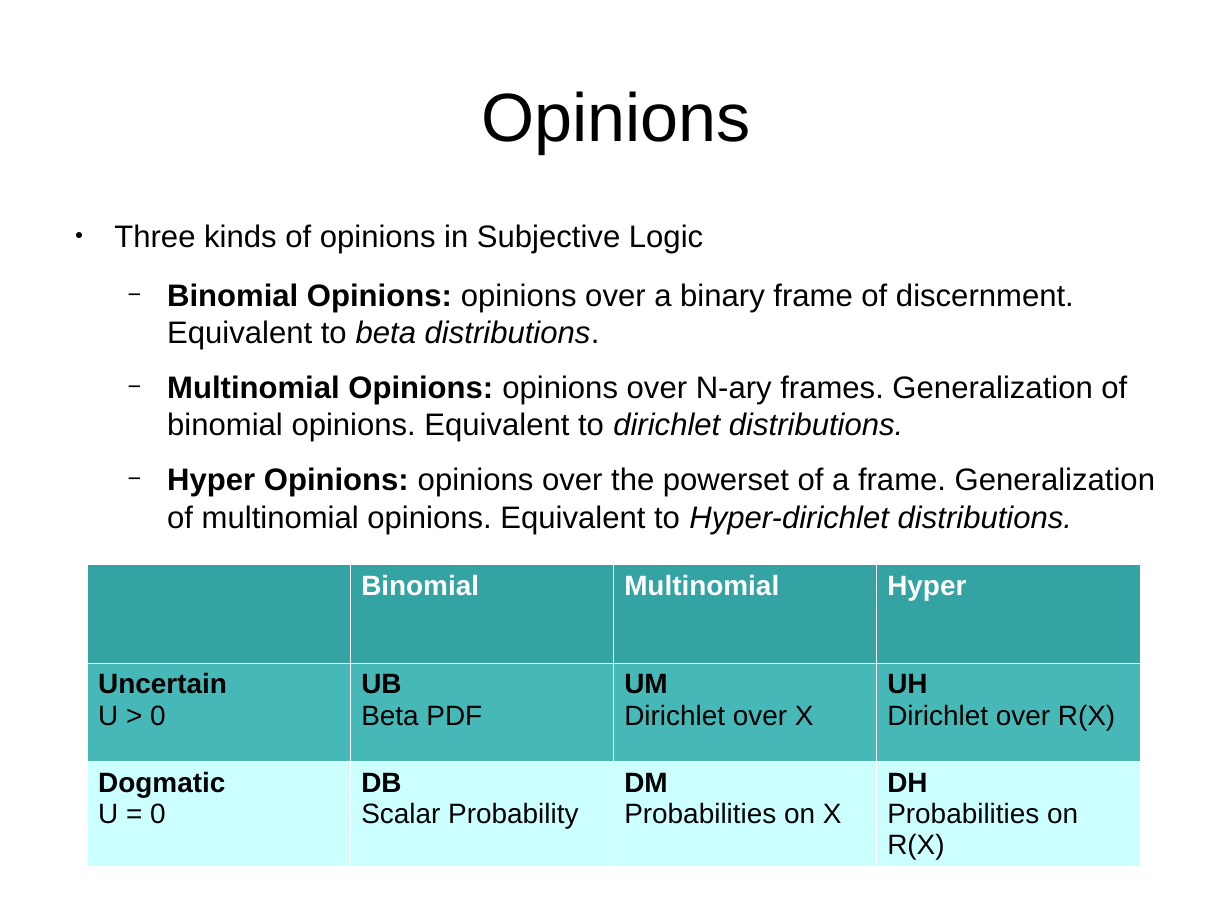
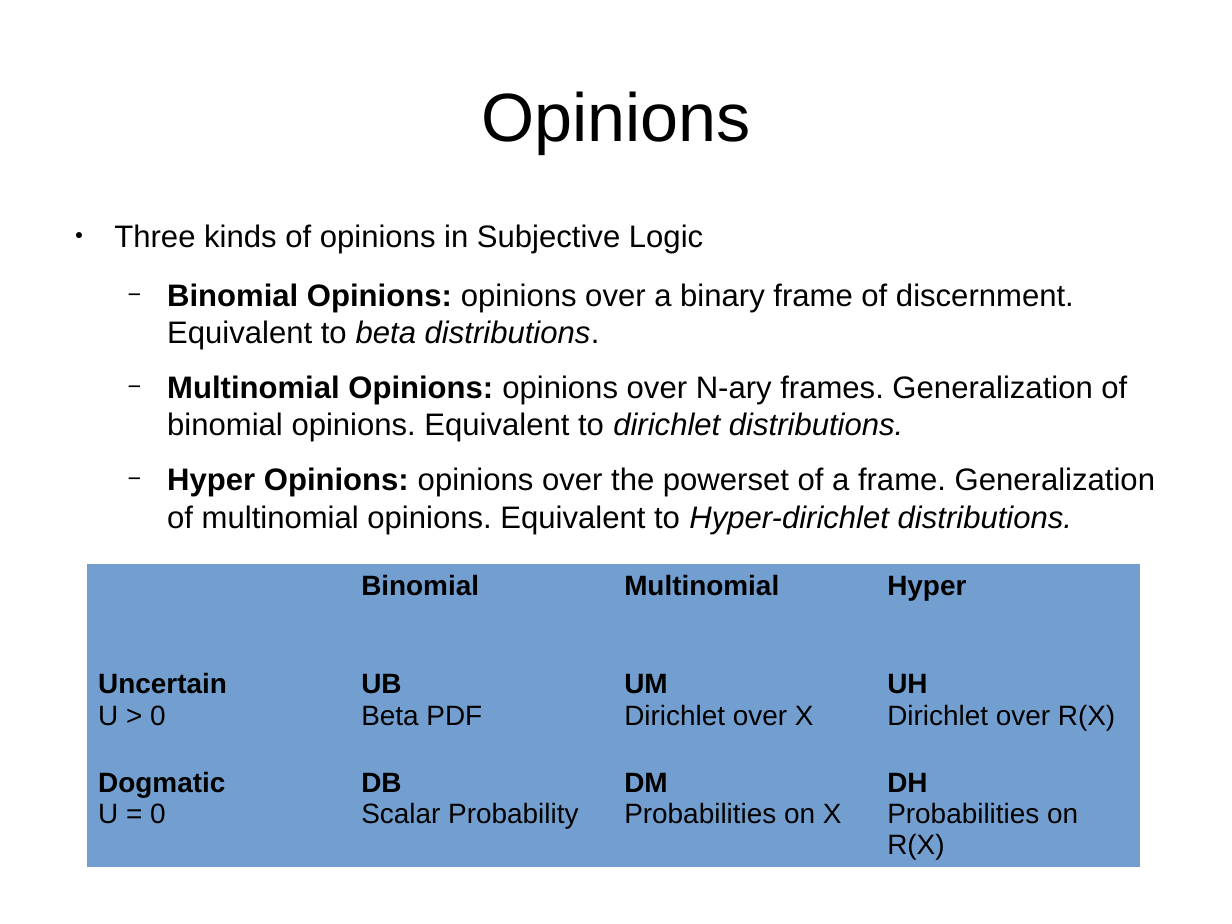
Before and after one commit to bstamour/SLHS, a slide deck: slide 15 of docs/proposal-from-bob.odp. Drawn at 1232x924 pixels with LibreOffice and Linux fonts; fonts in the diff are those of the drawing. Boxes give left, top, right and bottom in pixels: in the first picture for what was removed or moved away, otherwise in the second. Text is boxed around its words. In the diff, an @@ line names an element or a change of style, - is before the commit and + after.

```diff
--- a/docs/proposal-from-bob.odp
+++ b/docs/proposal-from-bob.odp
@@ table at bbox=[87, 565, 1139, 866] @@
@@ fill #33A3A3 to #729FCF in row 1 @@
@@ fill #47B8B8 to #729FCF in row 2 @@
@@ fill #CCFFFF to #729FCF in row 3 @@
@@ text colour #FFFFFF to #000000 in "Binomial", "Multinomial", "Hyper" @@
@@ borders changed @@
```
Also in this commit, not shown: 7 other slides changed.
